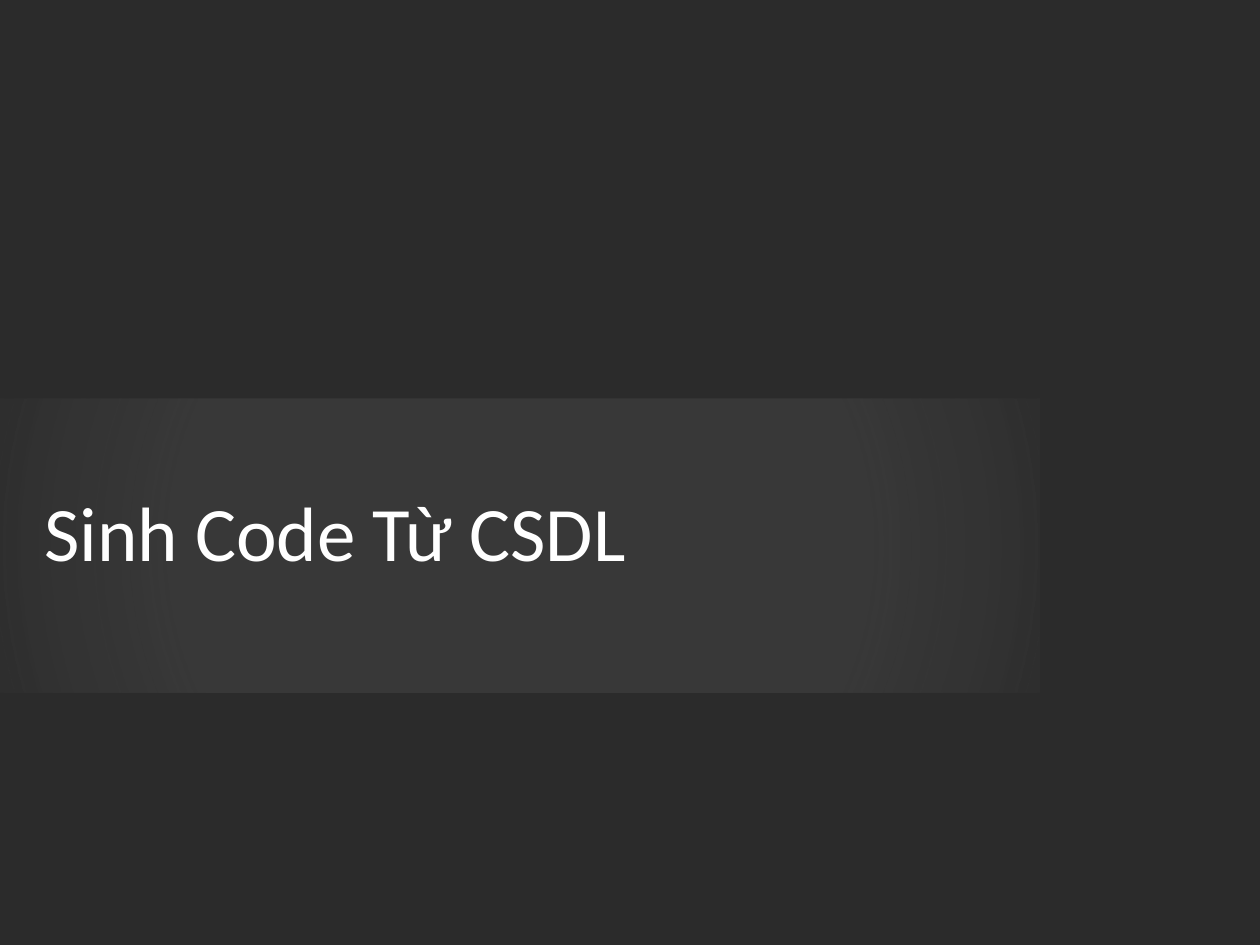
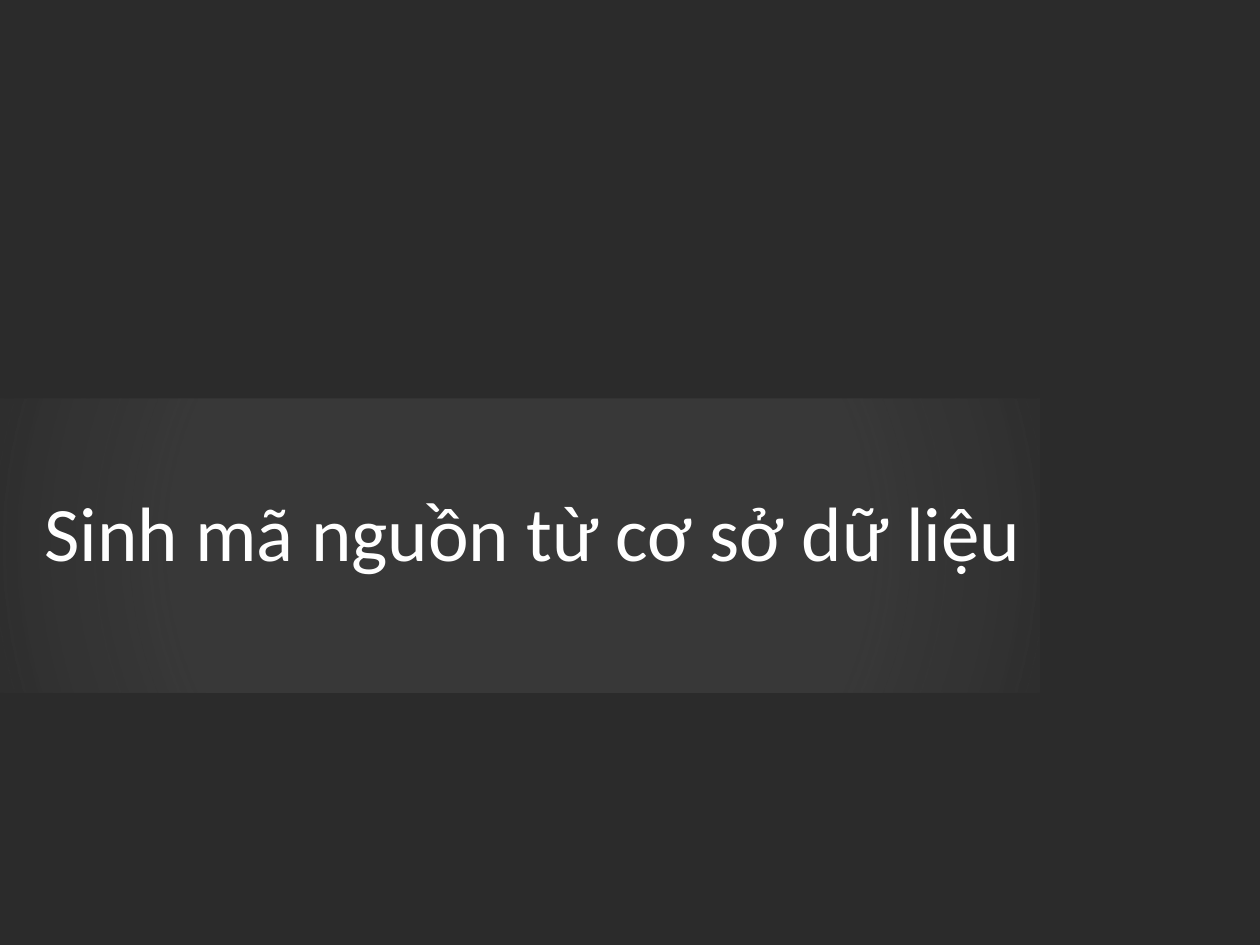
Before and after one commit to marcsommer/mvc-gen, a slide deck: slide 6 of Report/ThietKeMau.pptx. Drawn at 1260x945 pixels with LibreOffice and Linux fonts; fonts in the diff are those of the drawing; background and template pictures are left out; a plain dark background stands for a picture behind light text. Boxes give left, top, right and bottom in pixels: in the first picture for what was removed or moved away, otherwise in the second. Text is boxed around its words. In the diff, an @@ line names an element or a change of style, - is before the commit and + after.

```diff
--- a/Report/ThietKeMau.pptx
+++ b/Report/ThietKeMau.pptx
@@ title at box(44, 503, 1020, 575): text changed @@
-Sinh Code Từ CSDL
+Sinh mã nguồn từ cơ sở dữ liệu
```
Also in this commit, not shown: 9 other slides changed.
